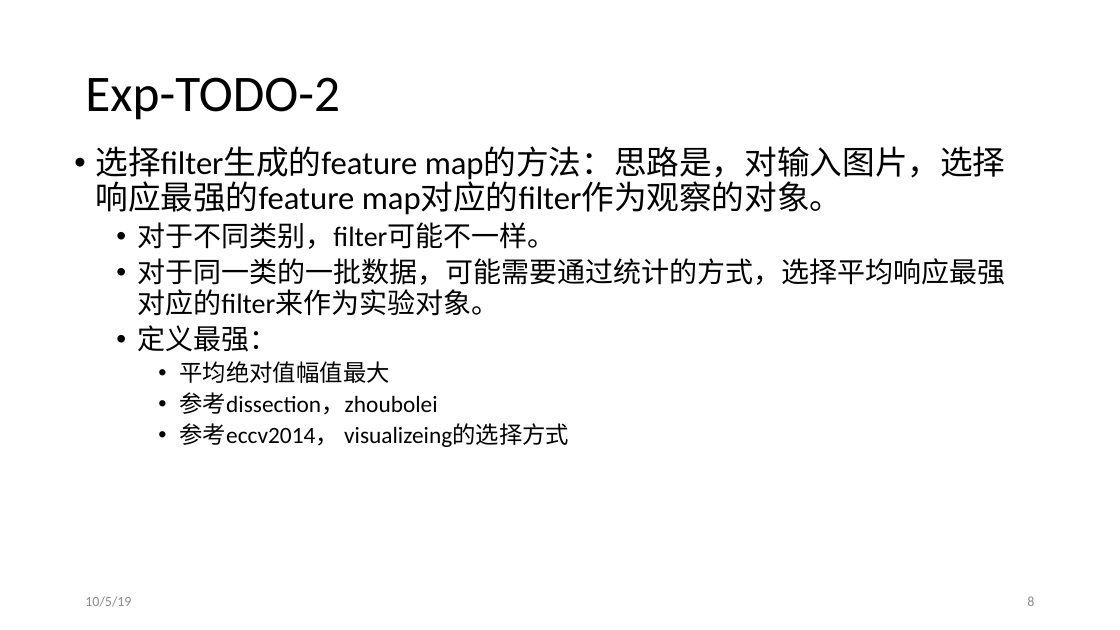
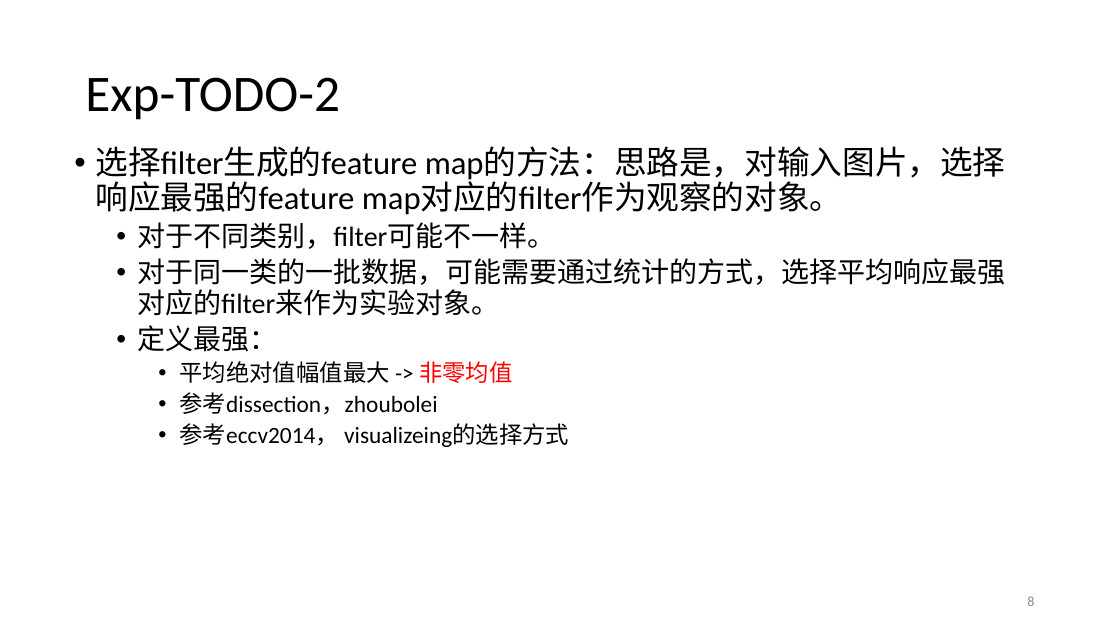
Before and after one commit to JiaxinZhuang/Interpretation, a slide deck: slide 8 of ppt/Interpretation-9-20.pptx. Drawn at 1120x630 pixels with LibreOffice and Linux fonts; fonts in the diff are those of the drawing. Boxes give left, top, right and bottom in pixels: in the first picture for what was removed or moved away, otherwise in the second. Text is boxed around its words. In the diff, an @@ line names an element or a change of style, - is before the commit and + after.

```diff
--- a/ppt/Interpretation-9-20.pptx
+++ b/ppt/Interpretation-9-20.pptx
@@ text at box(179, 361, 512, 383): text changed @@
-    • 平均绝对值幅值最大
+    • 平均绝对值幅值最大 -> 非零均值
@@ text removed at box(85, 596, 131, 607) @@
-10/5/19
```
Also in this commit, not shown: 18 other slides changed, 1 slide added, 10 other files.
